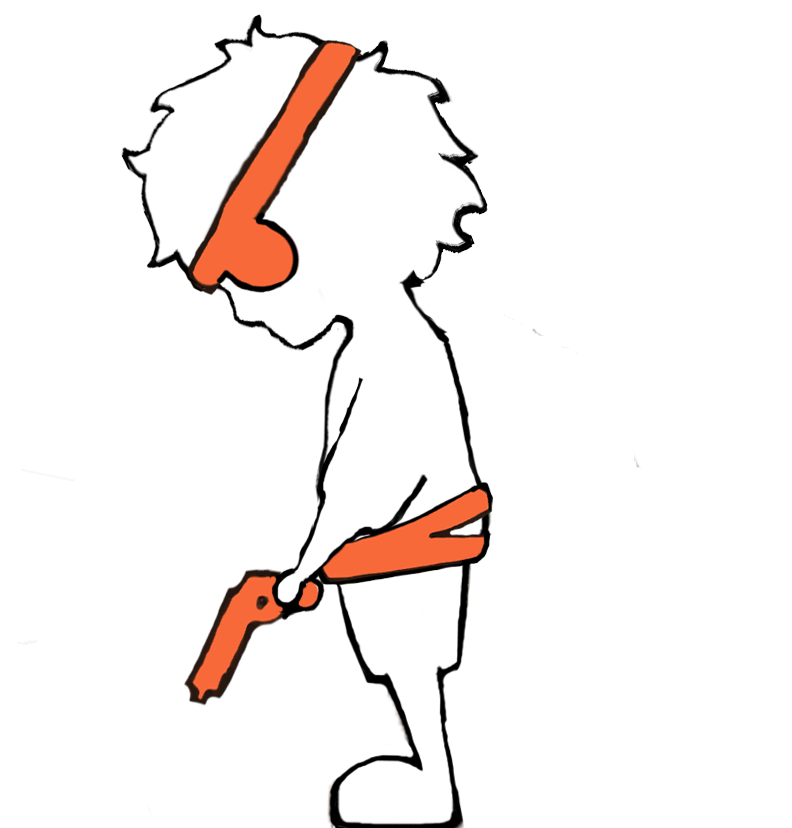
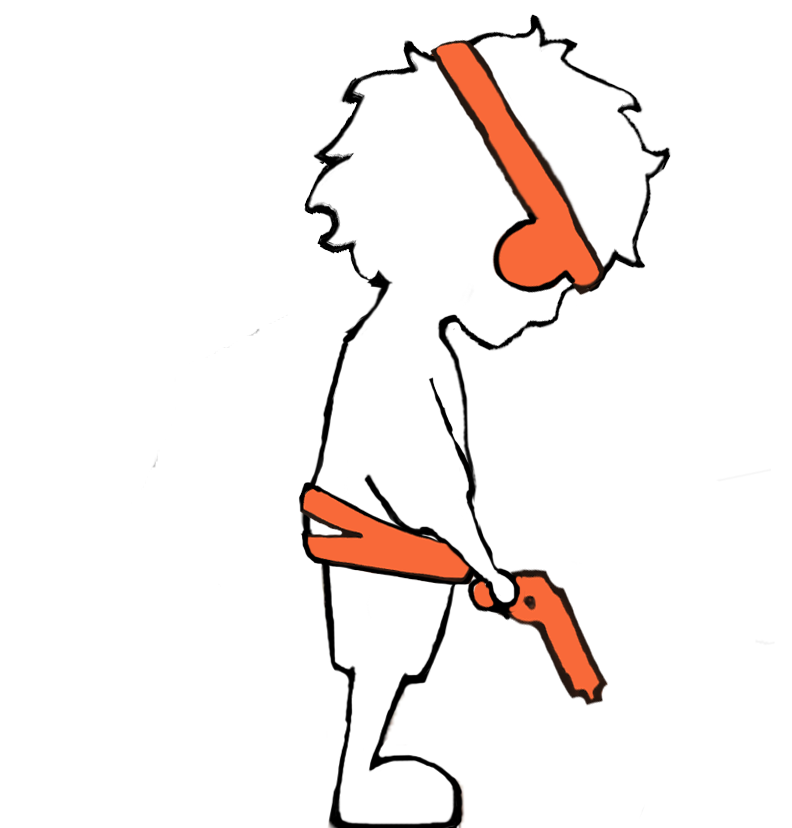
Layer changes from the first 792 × 828 image to the second:
painted on "Layer 6" over [126, 26, 666, 335]
painted on "Layer 5" over [17, 14, 775, 828]
